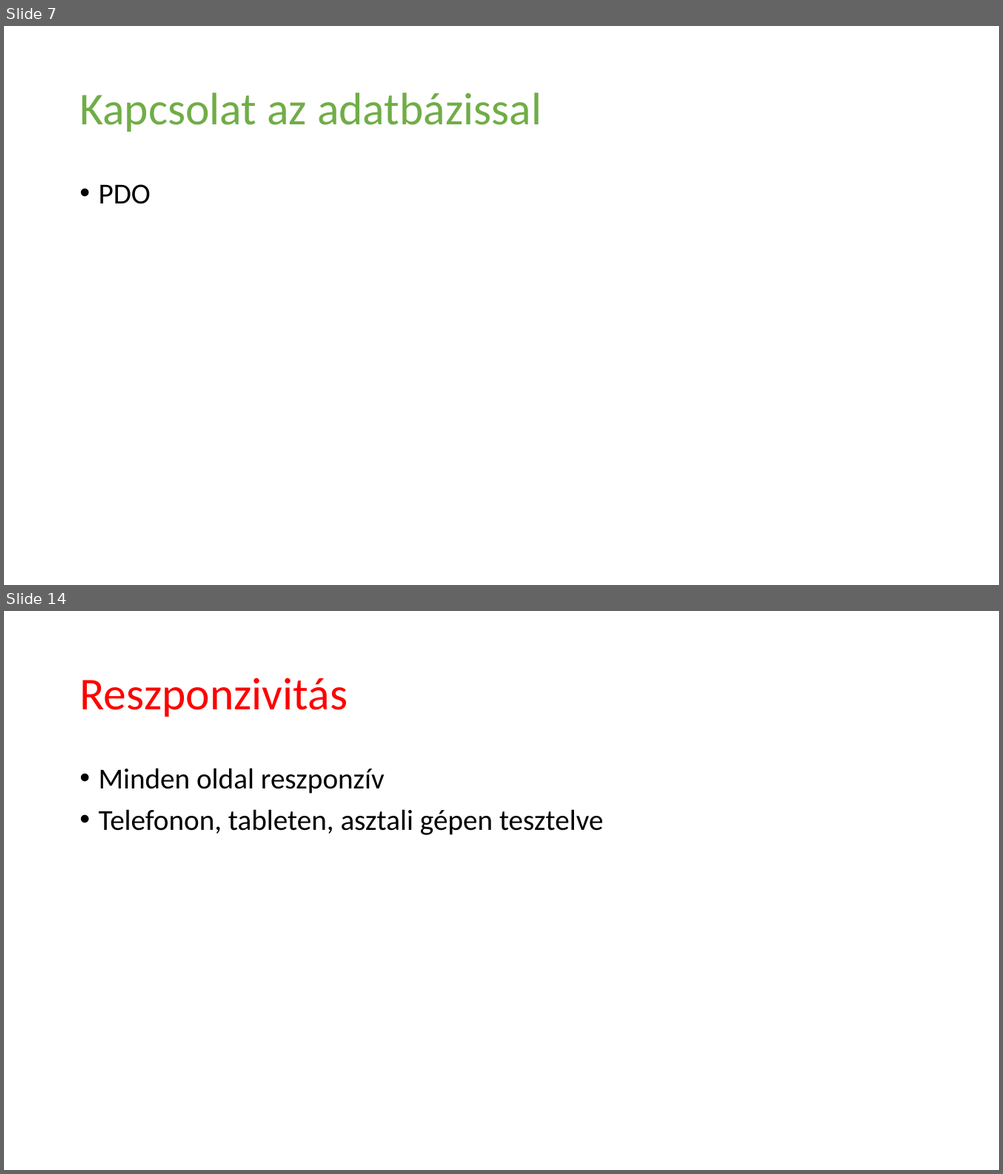
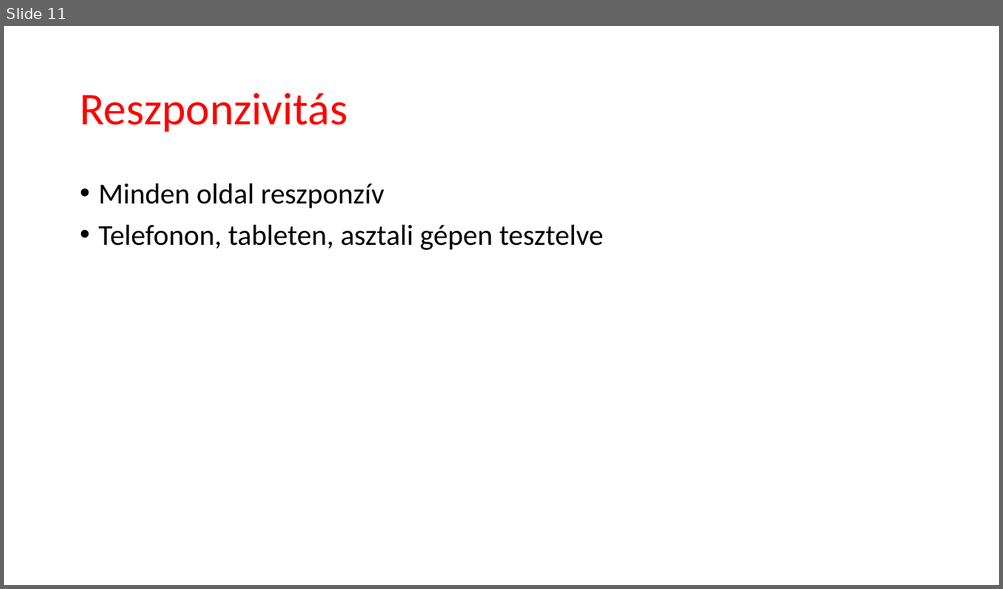
Before and after one commit to fedorbenjamin02/Vizsgaremek2024, a slide deck: Mellékletek/Prezentáció/Frissfutár_prezentáció.pptx. Shown one above the other, each under a label of ours: slides 7 and 14 before the commit, slide 11 after it; the slides between them are not shown. The pictures are 1003x1174 and 1003x589 pixels, drawn with LibreOffice and Linux fonts; fonts in the diff are those of the drawing. Boxes give left, top, right and bottom in pixels: in the first picture for what was removed or moved away, otherwise in the second. Text is boxed around its words. In the diff, an @@ line names an element or a change of style, - is before the commit and + after.

```diff
--- a/Mellékletek/Prezentáció/Frissfutár_prezentáció.pptx
+++ b/Mellékletek/Prezentáció/Frissfutár_prezentáció.pptx
@@ slide 7 removed at (4,26,999,585), background #FFFFFF @@
@@ title removed at (79,93,541,132) @@
-Kapcsolat az adatbázissal
@@ text removed at (99,184,151,204) @@
-• PDO
@@ what was slide 14 is now slide 11 @@
```
Also in this commit, not shown: 9 slides changed, 1 slide added, 3 other slides removed.
